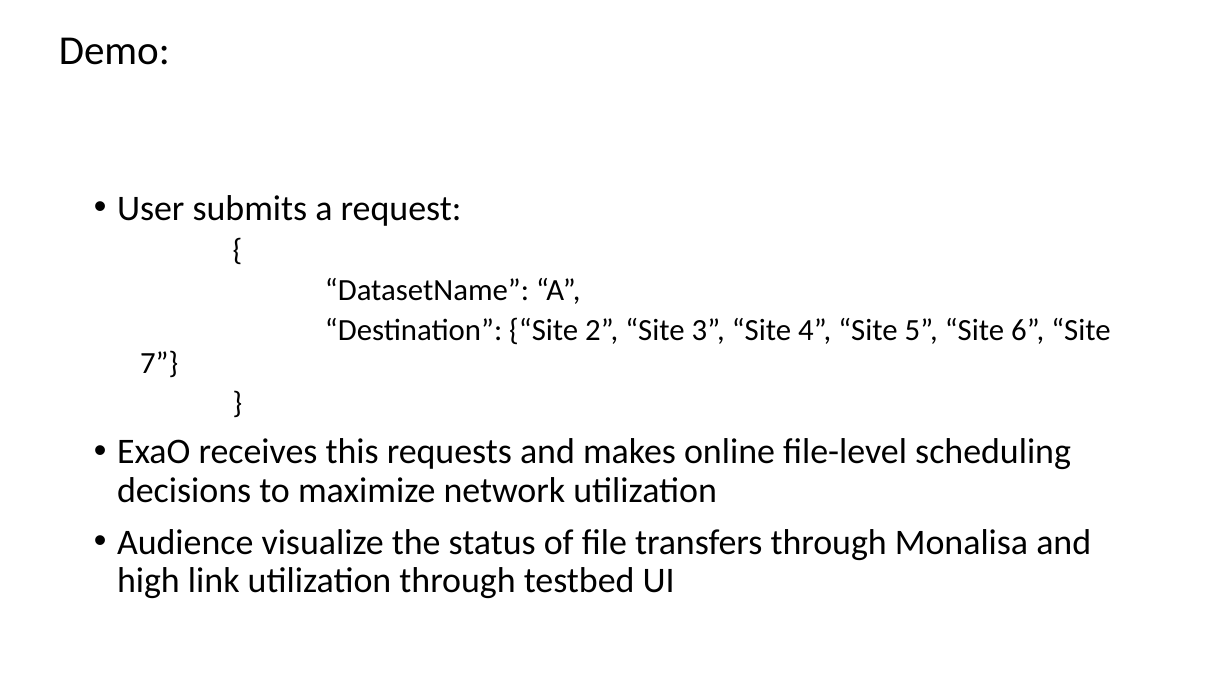
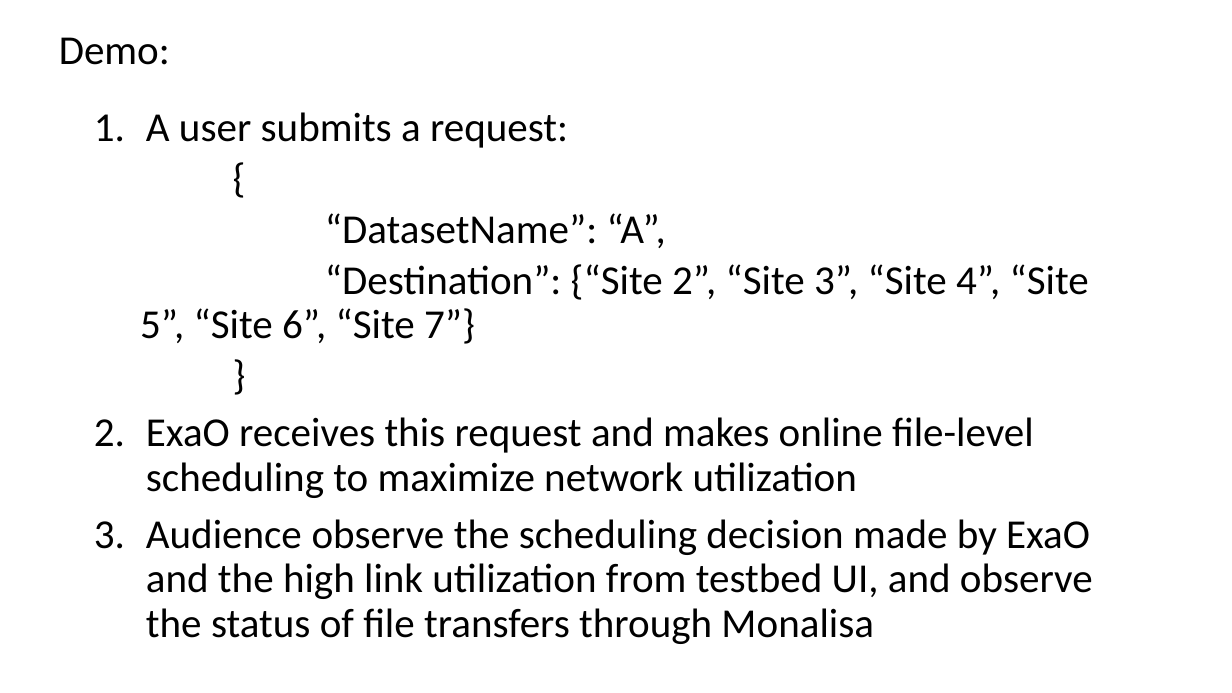
Before and after one commit to snlab/sc16, a slide deck: slide 13 of slides/cms-demo-v1.pptx (slide 9 before the commit). Drawn at 1232x693 pixels with LibreOffice and Linux fonts; fonts in the diff are those of the drawing. Boxes give left, top, right and bottom in pixels: in the first picture for what was removed or moved away, otherwise in the second. Text is boxed around its words. In the diff, an @@ line names an element or a change of style, - is before the commit and + after.

```diff
--- a/slides/cms-demo-v1.pptx
+++ b/slides/cms-demo-v1.pptx
@@ text "A user submits a request:": place and size @@
-text "A user submits a request:" at (117,195,1110,598)
+text "A user submits a request:" at (140,112,1093,644)
@@ text at (146,112,568,148): text changed; size 28 to 32 pt @@
-• User submits a request:
+1. A user submits a request:
@@ text at (140,213,1089,344): size 24 to 32 pt in "{", "“DatasetName”: “A”,", "“Destination”: {“Site 2”, “Site 3”, “Site 4”, ...", "}" @@
@@ text at (146,417,1093,644): text changed; size 28 to 32 pt @@
-• ExaO receives this requests and makes online file-level scheduling decisions to maximize network utilization
-• Audience visualize the status of file transfers through Monalisa and high link utilization through testbed UI
+2. ExaO receives this request and makes online file-level scheduling to maximize network utilization
+3. Audience observe the scheduling decision made by ExaO and the high link utilization from testbed UI, and observe the status of file transfers through Monalisa
```
Also in this commit, not shown: 6 other slides changed, 4 slides added, 2 slides removed.
